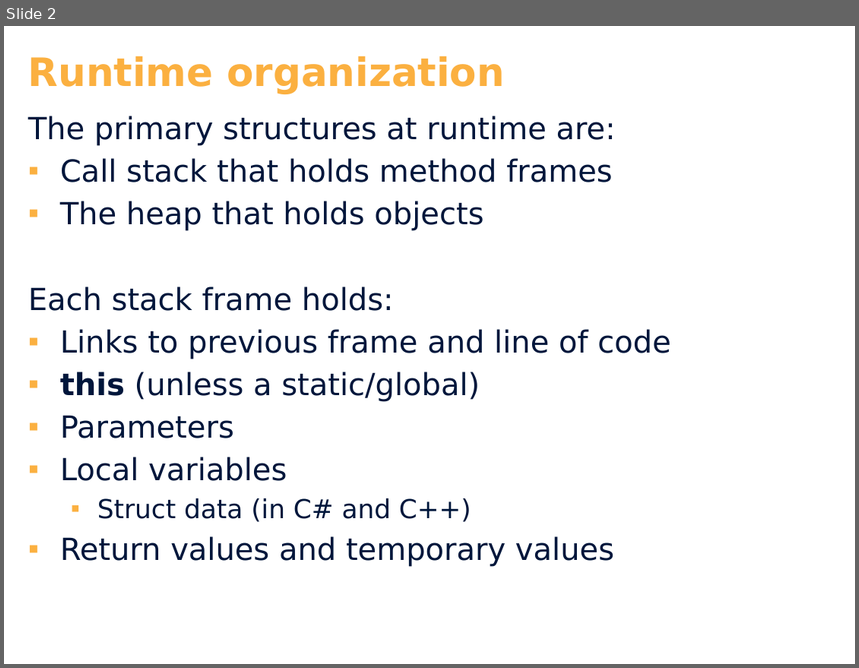
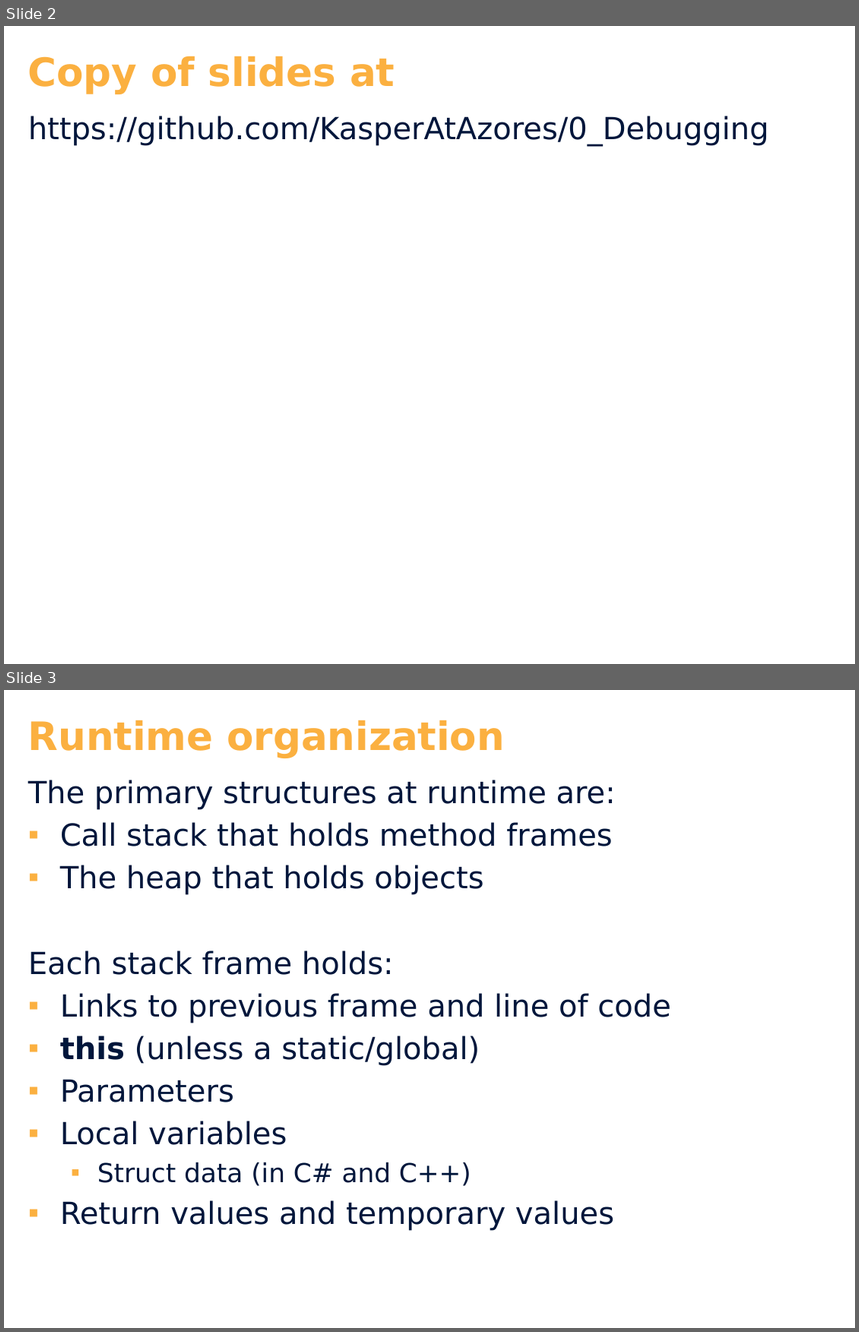
Before and after one commit to KasperAtAzores/0_Debugging, a slide deck: Slides.pptx. Shown one above the other, each under a label of ours: slide 2 before the commit, slides 2 and 3 after it. The pictures are 859x668 and 859x1332 pixels, drawn with LibreOffice and Linux fonts; fonts in the diff are those of the drawing; background and template pictures are left out. Boxes give left, top, right and bottom in pixels: in the first picture for what was removed or moved away, otherwise in the second. Text is boxed around its words. In the diff, an @@ line names an element or a change of style, - is before the commit and + after.

```diff
--- a/Slides.pptx
+++ b/Slides.pptx
@@ slide 2 added at (4, 26, 855, 664), background #FFFFFF @@
@@ text added at (28, 56, 395, 94), 36 pt, text #FBB040, bold @@
+Copy of slides at
@@ text added at (28, 116, 769, 146), 28 pt, text #00163B @@
+https://github.com/KasperAtAzores/0_Debugging
@@ what was slide 2 is now slide 3 @@
```
Also in this commit, not shown: 1 slide changed, 1 other file.
